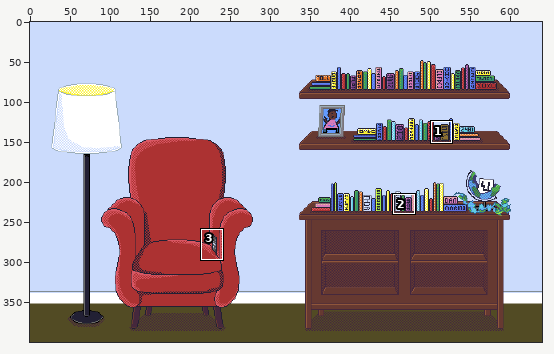
Edited in one commit: pixel-art file (artwork/east.aseprite). Above, an overview of the earlier version with the close-up marked.
Close-up. First the earlier version:
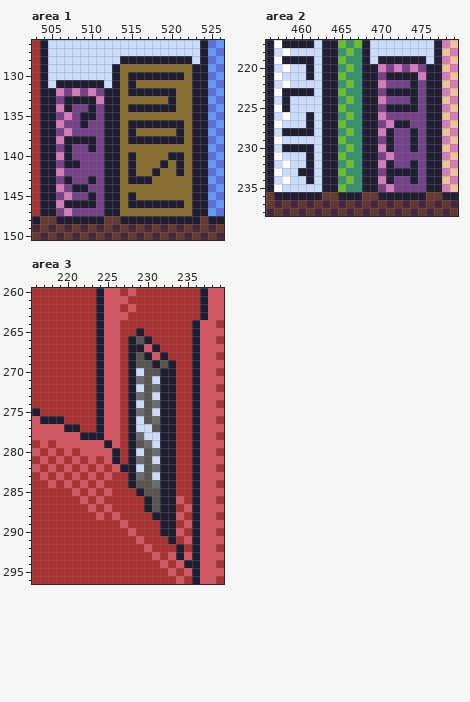
640x400 pixels, 1 frame. Shown: area 1: x 503..526, y 126..150; area 2: x 456..479, y 217..238; area 3: x 216..239, y 260..296. The commit also changed other parts of the picture, which this record leaves out.
New version:
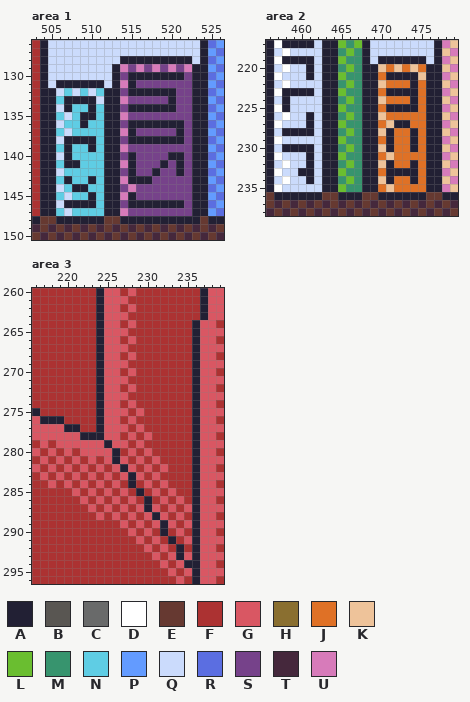
Palette (. is transparent): A #222034  B #595652  C #696a6a  D #ffffff  E #663931  F #ac3232  G #d95763  H #8a6f30  J #df7126  K #eec39a  L #6abe30  M #37946e  N #5fcde4  P #639bff  Q #cbdbfc  R #5b6ee1  S #76428a  T #45283c  U #d77bba
Changes in this commit:
layer "remote" now hidden
--- area 1, layer "shelf"
@@ x 503..526 @@
 128 FAQQQQQQQQQAAAAAAAAAQARP
-129 FAQQQQQQQQAHHHHHHHHHAAPR
-130 FAQQQQQQQQAHAAAAAAAHAARP
-131 FAQAAAAAAQAHAHHHHHHHAAPR
-132 FAAUSUSUSAAHAAAAAAHHAARP
-133 FAASAAAAUAAHHHHHHAHHAAPR
-134 FAAUASSASAAHAAAAAAHHAARP
-135 FAASUSAASAAHHHHHHHHHAAPR
-136 FAAUSSASSAAHAAAAAAAHAARP
-137 FAASUSSSSAAHAHHHHHAHAAPR
-138 FAAUAAAASAAHAAAAAAAHAARP
-139 FAASASSASAAHHHHHHHHHAAPR
-140 FAAUASSSSAAHAHHHHAAHAARP
-141 FAASAASSSAAHAHHHAHAHAAPR
-142 FAAUSSSSSAAHAHHAHHAHAARP
-143 FAASASSASAAHAAAHHHHHAAPR
-144 FAAUSAASSAAHHHHHHHHHAARP
-145 FAASUSSASAAHAHHHHHHHAAPR
-146 FAAUAAAASAAHAAAAAAAHAARP
-147 FAASUSSSSAAHHHHHHHHHAAPR
+129 FAQQQQQQQQAUSUSUSUSUAAPR
+130 FAQQQQQQQQASAAAAAAASAARP
+131 FAQAAAAAAQAUASSSSSSSAAPR
+132 FAAQNQNQNAASAAAAAASSAARP
+133 FAANAAAAQAAUSSSSSASSAAPR
+134 FAAQANNANAASAAAAAASSAARP
+135 FAANQNAANAAUSSSSSSSSAAPR
+136 FAAQNNANNAASAAAAAAASAARP
+137 FAANQNNNNAAUASSSSSASAAPR
+138 FAAQAAAANAASAAAAAAASAARP
+139 FAANANNANAAUSSSSSSSSAAPR
+140 FAAQANNNNAASASSSSAASAARP
+141 FAANAANNNAAUASSSASASAAPR
+142 FAAQNNNNNAASASSASSASAARP
+143 FAANANNANAAUAAASSSSSAAPR
+144 FAAQNAANNAASUSSSSSSSAARP
+145 FAANQNNANAAUASSSSSSSAAPR
+146 FAAQAAAANAASAAAAAAASAARP
+147 FAANQNNNNAAUSSSSSSSSAAPR
 148 AEEAAAAAAEEAAAAAAAAAAEAA
--- area 2, layer "shelf"
@@ x 468..477 @@
 219 AQAAAAAAQA
-220 AAUSUSUSAA
-221 AASAAAAUAA
-222 AAUSSSASAA
-223 AASAAAASAA
-224 AAUSSSASAA
-225 AASAAAASAA
-226 AAUSSSSSAA
-227 AASUAASSAA
-228 AAUASSASAA
-229 AASASSASAA
-230 AAUASSASAA
-231 AASUSSSSAA
-232 AAUASSASAA
-233 AASAAAASAA
-234 AAUASSASAA
-235 AASUSSSSAA
+220 AAKJKJKJAA
+221 AAJAAAAKAA
+222 AAKJJJAJAA
+223 AAJAAAAJAA
+224 AAKJJJAJAA
+225 AAJAAAAJAA
+226 AAKJJJJJAA
+227 AAJKAAJJAA
+228 AAKAJJAJAA
+229 AAJAJJAJAA
+230 AAKAJJAJAA
+231 AAJKJJJJAA
+232 AAKAJJAJAA
+233 AAJAAAAJAA
+234 AAKAJJAJAA
+235 AAJKJJJJAA
 236 EEAAAAAAEE
--- area 3
@@ x 224..235 @@
 263 AGGGFFFFFFFF
-264 AGGFFFFFFFFF
-265 AGGFFAFFFFFF
-266 AGGFABAFFFFF
-267 AGGFAAGAFFFF
-268 AGGFABAGAFFF
-269 AGGFABBABAFF
-270 AGGFAQBBAAFF
-271 AGGFACBQAAFF
-272 AGGFAQBCAAFF
-273 AGGFACBQAAFF
-274 AGGFAQBCAAFF
-275 AGGFACBQAAFF
-276 AGGFAQBCAAFF
-277 AGGFAQQBAAFF
-278 AGGFACQQAAFF
-279 GAGFABCQAAFF
-280 GGAFAQBCAAFF
-281 FGAFACBQAAFF
-282 GFGAAQBCAAFF
-283 FGFFACBQAAFF
-284 GFFFABBCAAFF
-285 FGFFFABBAAFF
-286 GFFFFFABAAGF
-287 FGFFFFABAAFG
-288 GFGFFFFAAAGF
-289 FFFGFFFFAAFG
-290 FFFFGFFFAAGF
-291 FFFFFGFFFAFG
-292 FFFFFFGFFFAF
+264 AGGFGFFFFFFF
+265 AGGGFFFFFFFF
+266 AGGFGFFFFFFF
+267 AGGGFFFFFFFF
+268 AGGFGFFFFFFF
+269 AGGGFFFFFFFF
+270 AGGFGFFFFFFF
+271 AGGGFFFFFFFF
+272 AGGFGFFFFFFF
+273 AGGGFFFFFFFF
+274 AGGFGFFFFFFF
+275 AGGGFGFFFFFF
+276 AGGFGFFFFFFF
+277 AGGGFGFFFFFF
+278 AGGFGFGFFFFF
+279 GAGGFGFFFFFF
+280 GGAFGFGFFFFF
+281 FGAGFGFGFFFF
+282 GFGAGFGFGFFF
+283 FGFGAGFGFFFF
+284 GFGFAFGFGFFF
+285 FGFGFAFGFGFF
+286 GFGFGFAFGFGF
+287 FGFGFGAGFGFG
+288 GFGFGFGAGFGF
+289 FFFGFGFGAGFG
+290 FFFFGFGFAFGF
+291 FFFFFGFGFAFG
+292 FFFFFFGFGFAF
 293 FFFFFFFGFGAG
Boxes around the changes in both close-ups, in picture pixels (x1, y1, x2, y2):
changed: (56, 64, 192, 216)
changed: (378, 64, 426, 192)
changed: (112, 320, 176, 552)
